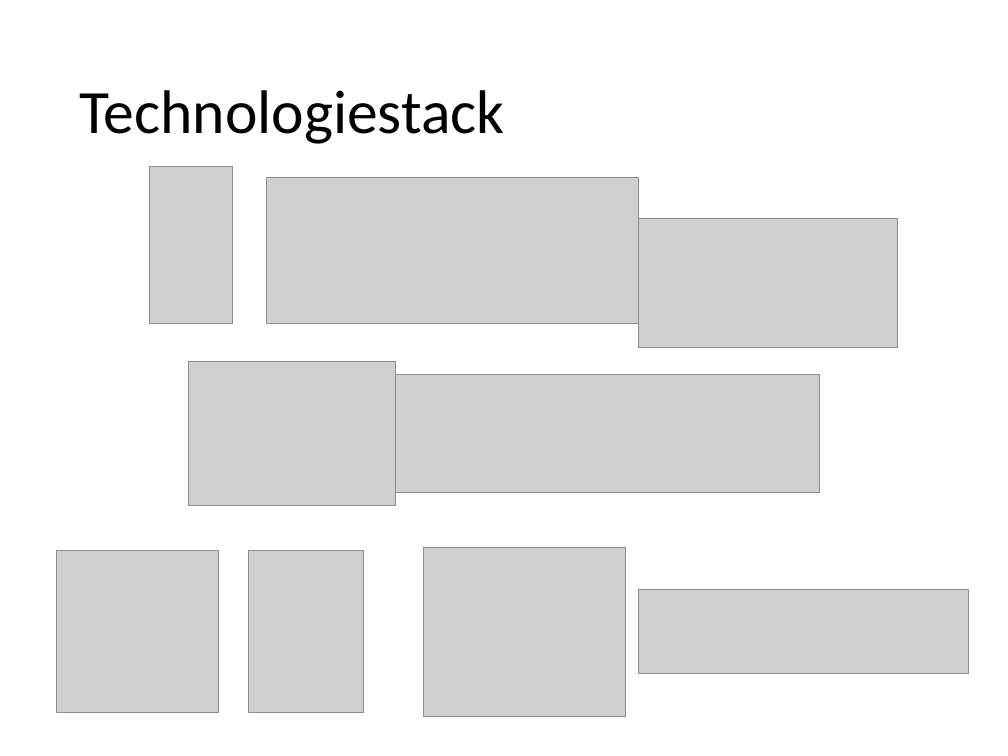
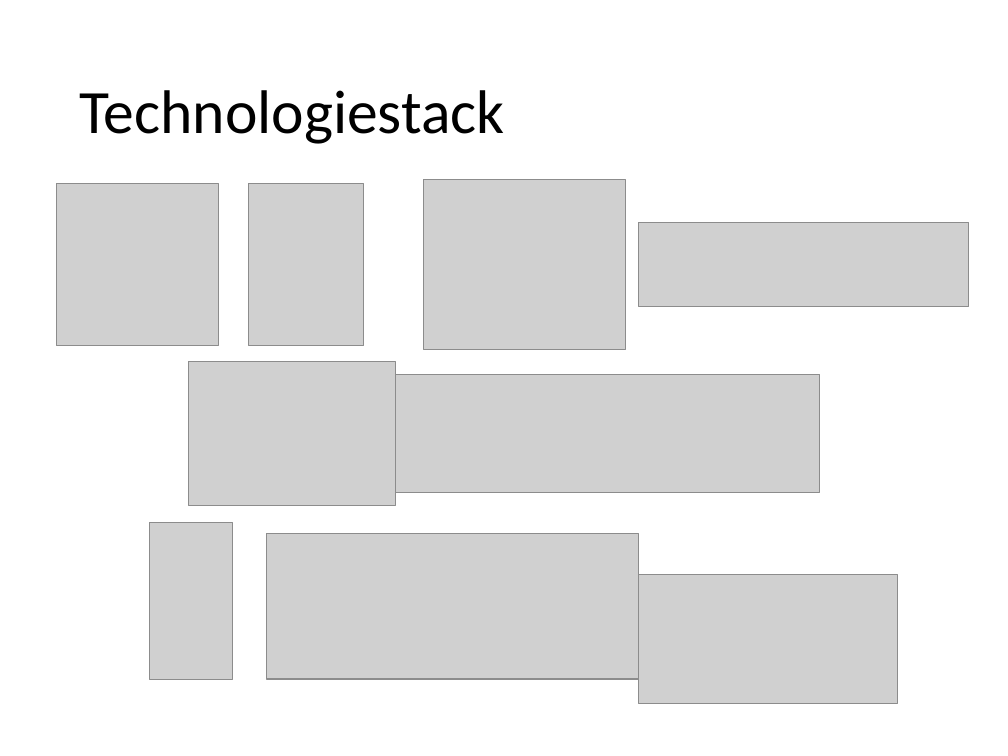
Before and after one commit to kickvinwl/kickvinwl, a slide deck: slide 6 of dokumente/Abschlusspräsentation.pptx. Drawn at 1008x756 pixels with LibreOffice and Linux fonts; fonts in the diff are those of the drawing; grey boxes stand for pictures. Boxes give left, top, right and bottom in pixels: in the first picture for what was removed or moved away, otherwise in the second. Text is boxed around its words. In the diff, an @@ line names an element or a change of style, - is before the commit and + after.

```diff
--- a/dokumente/Abschlusspräsentation.pptx
+++ b/dokumente/Abschlusspräsentation.pptx
@@ 4 pictures: place and size @@
-4 pictures at <box>56,547,969,717</box>
+4 pictures at <box>56,180,969,350</box>
@@ 3 pictures: place and size @@
-3 pictures at <box>150,166,897,348</box>
+3 pictures at <box>150,522,897,704</box>
```
Also in this commit, not shown: 2 slides added.
